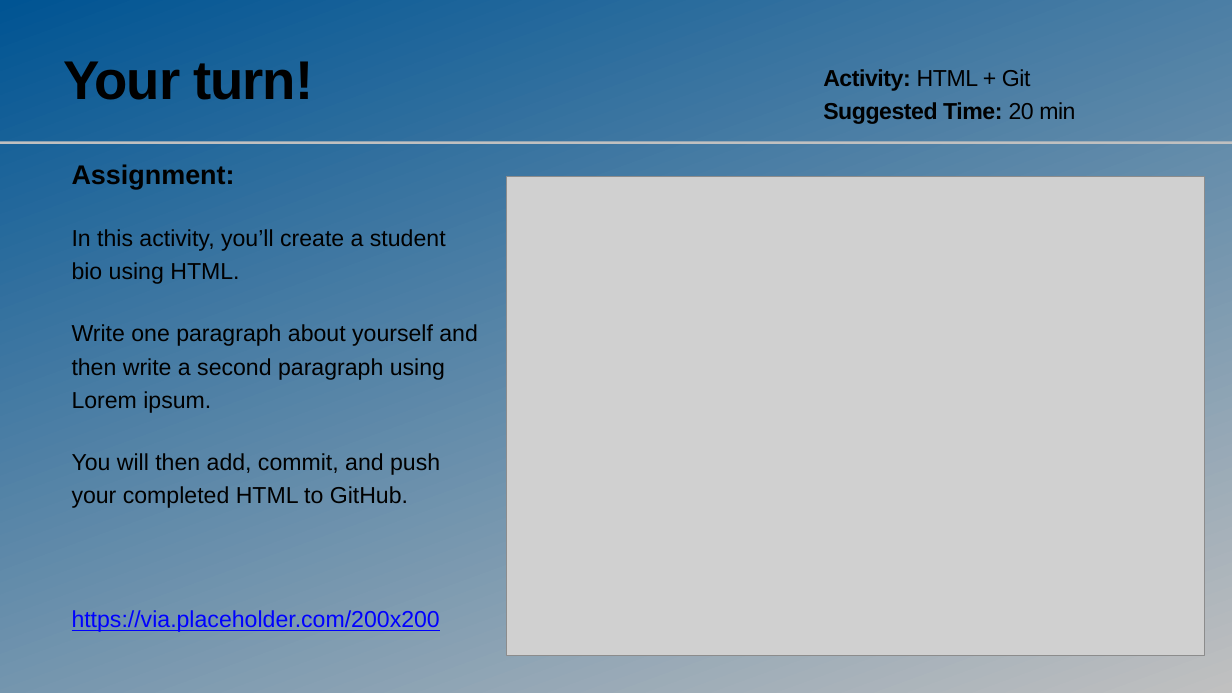
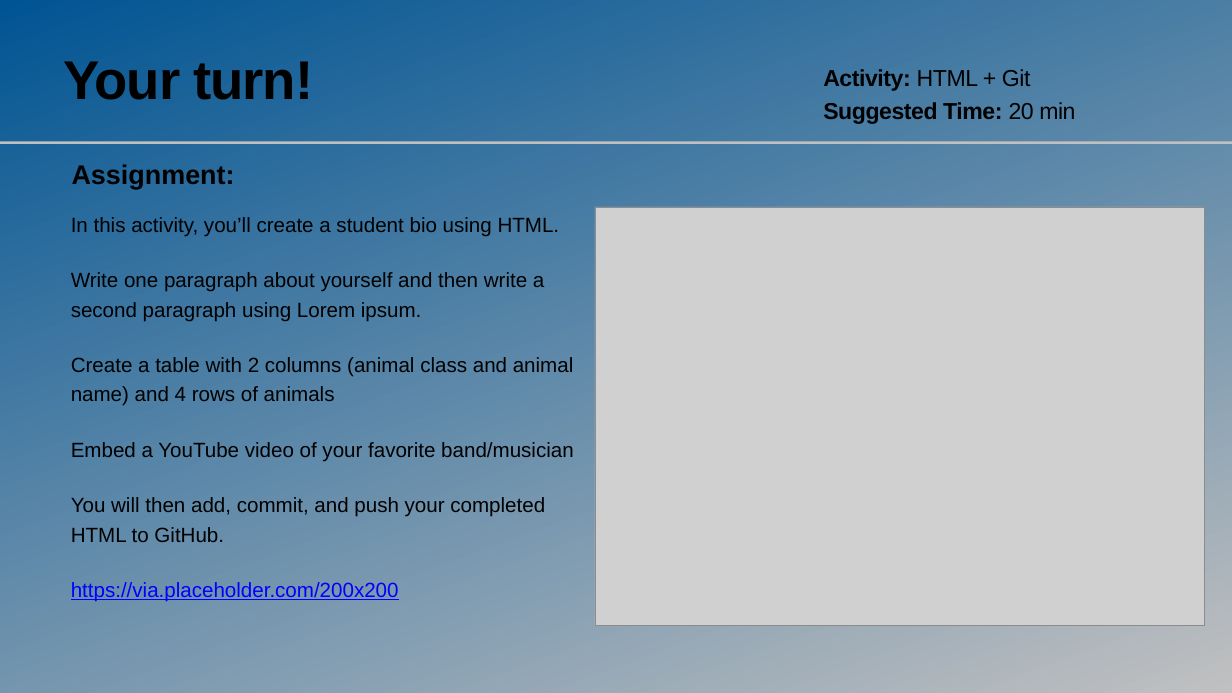
Before and after one commit to chrishuman0923/web_course, a slide deck: slide 13 of course_material/03_html/Intro_to_HTML.pptx. Drawn at 1232x693 pixels with LibreOffice and Linux fonts; fonts in the diff are those of the drawing; grey boxes stand for pictures. Boxes give left, top, right and bottom in pixels: in the first picture for what was removed or moved away, otherwise in the second. Text is boxed around its words. In the diff, an @@ line names an element or a change of style, - is before the commit and + after.

Commit message:
Create activity solutions

```diff
--- a/course_material/03_html/Intro_to_HTML.pptx
+++ b/course_material/03_html/Intro_to_HTML.pptx
@@ text "In this activity, you’ll create ...": place and size @@
-text "In this activity, you’ll create ..." at box(72, 229, 478, 632)
+text "In this activity, you’ll create ..." at box(71, 217, 574, 602)
@@ picture: place and size @@
-picture at box(506, 176, 1204, 655)
+picture at box(595, 207, 1204, 625)
@@ text at box(71, 217, 560, 602): size 36 to 32 pt in "In this activity, you’ll create a student ...", "Write one paragraph about yourself and then ...", "You will then add, commit, and push ...", "https://via.placeholder.com/200x200"; less space between paragraphs @@
@@ text at box(71, 357, 574, 461): paragraphs added @@
+Create a table with 2 columns (animal class and animal name) and 4 rows of animals
+Embed a YouTube video of your favorite band/musician
```
Also in this commit, not shown: 1 other slide changed, 5 other files.
